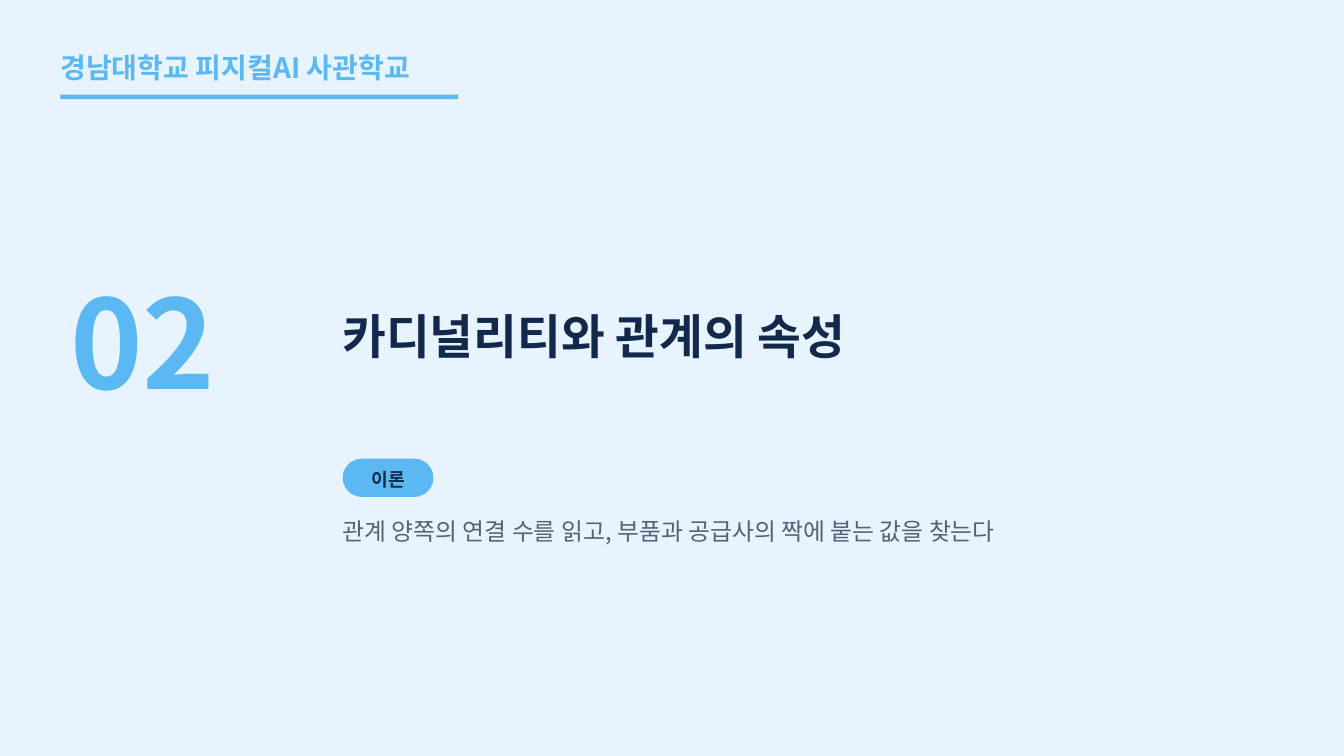
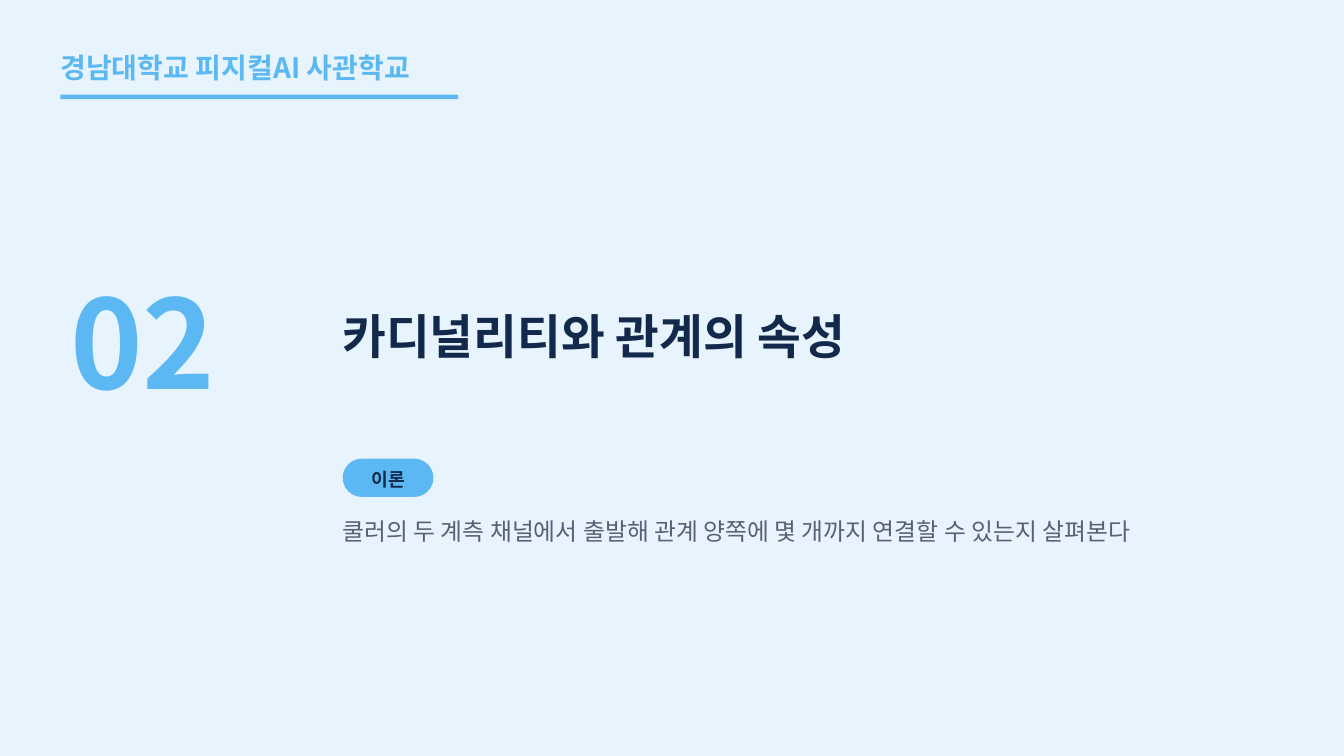
Before and after one commit to uengine-oss/hyd-iot-edu, a slide deck: slide 14 of workspace/강의제작/산출물/통합반/이론/02회차/통합반_02일차.pptx. Drawn at 1344x756 pixels with LibreOffice and Linux fonts; fonts in the diff are those of the drawing. Boxes give left, top, right and bottom in pixels: in the first picture for what was removed or moved away, otherwise in the second. Text is boxed around its words. In the diff, an @@ line names an element or a change of style, - is before the commit and + after.

Commit message:
통합 2회차에서 관계 양끝의 수와 부품·공급사별 견적을 대조한다

```diff
--- a/workspace/강의제작/산출물/통합반/이론/02회차/통합반_02일차.pptx
+++ b/workspace/강의제작/산출물/통합반/이론/02회차/통합반_02일차.pptx
@@ text at bbox=[343, 520, 1130, 542]: text changed @@
-관계 양쪽의 연결 수를 읽고, 부품과 공급사의 짝에 붙는 값을 찾는다
+쿨러의 두 계측 채널에서 출발해 관계 양쪽에 몇 개까지 연결할 수 있는지 살펴본다
```
Also in this commit, not shown: 4 other slides changed, 10 other files.
